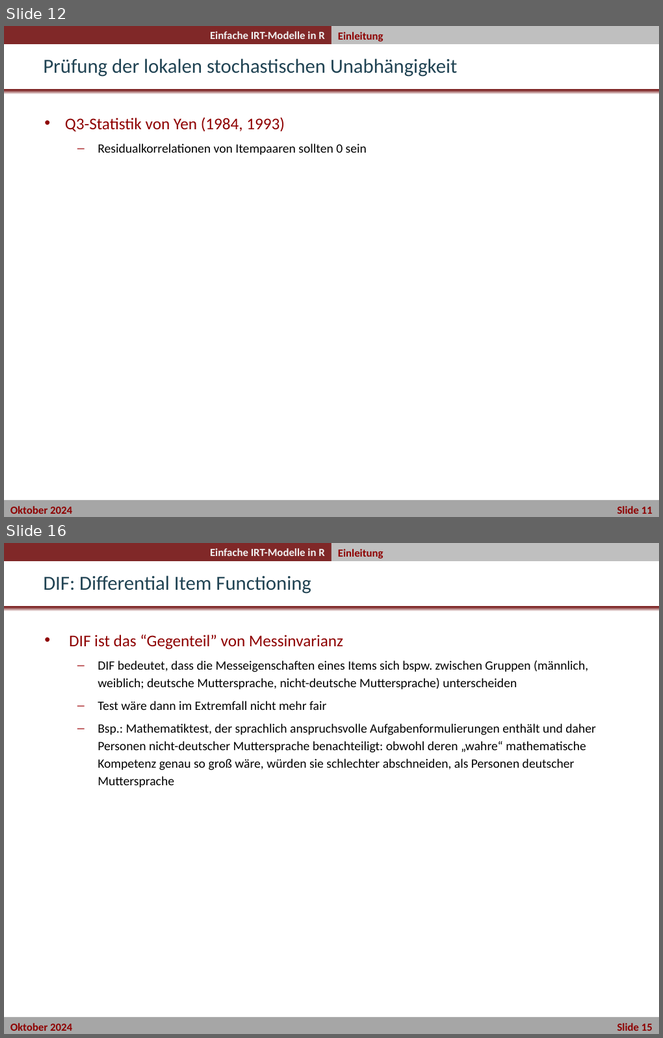
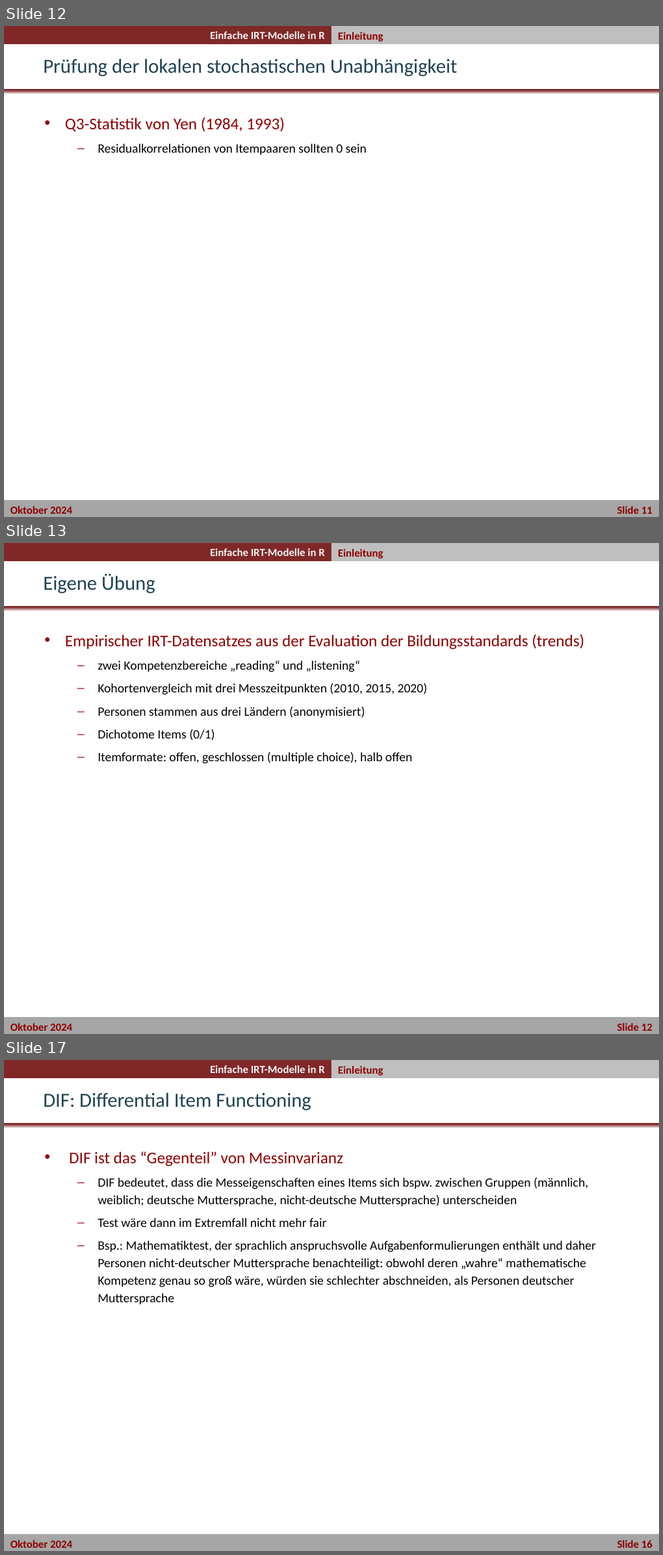
Before and after one commit to nickhaf/IRT_workshop, a slide deck: slides/IRT_Theorie/02_Uebung_einfache_IRT-Modelle_in_R.pptx. Shown one above the other, each under a label of ours: slides 12 and 16 before the commit, slides 12, 13 and 17 after it; the slides between them are not shown. The pictures are 663x1038 and 663x1555 pixels, drawn with LibreOffice and Linux fonts; fonts in the diff are those of the drawing; background and template pictures are left out. Boxes give left, top, right and bottom in pixels: in the first picture for what was removed or moved away, otherwise in the second. Text is boxed around its words. In the diff, an @@ line names an element or a change of style, - is before the commit and + after.

```diff
--- a/slides/IRT_Theorie/02_Uebung_einfache_IRT-Modelle_in_R.pptx
+++ b/slides/IRT_Theorie/02_Uebung_einfache_IRT-Modelle_in_R.pptx
@@ slide 13 added at (x1=4, y1=543, x2=659, y2=1034), background #FFFFFF; not listed: 5 template elements that a slide beside it also shows @@
@@ text added at (x1=338, y1=549, x2=384, y2=559), 12 pt, text #8E0000, bold @@
+Einleitung
@@ title added at (x1=43, y1=574, x2=155, y2=594), 22 pt, text #204353 @@
+Eigene Übung
@@ text added at (x1=65, y1=634, x2=584, y2=764), 14 pt, text #000000 @@
+• Empirischer IRT-Datensatzes aus der Evaluation der Bildungsstandards (trends)
+  – zwei Kompetenzbereiche „reading“ und „listening“
+  – Kohortenvergleich mit drei Messzeitpunkten (2010, 2015, 2020)
+  – Personen stammen aus drei Ländern (anonymisiert)
+  – Dichotome Items (0/1)
+  – Itemformate: offen, geschlossen (multiple choice), halb offen
@@ what was slide 16 is now slide 17 @@
@@ text in rectangle at (x1=10, y1=1540, x2=653, y2=1548): text changed @@
-Oktober 2024 Slide 15
+Oktober 2024 Slide 16
```
Also in this commit, not shown: 2 slides changed, 1 other slide added, 2 other files.
